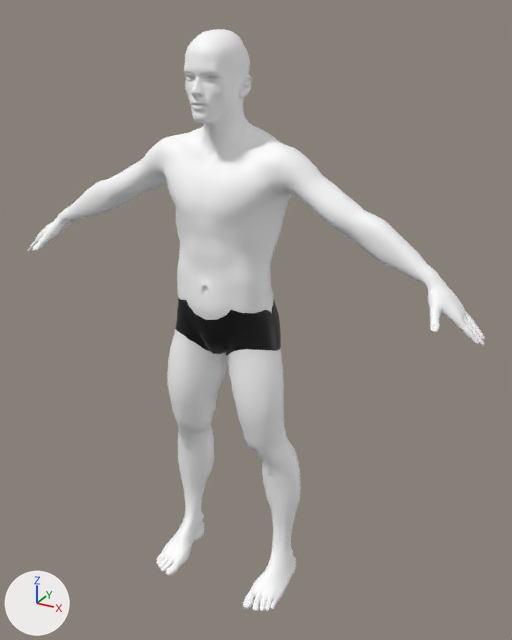
Two versions of the FBX model FaceSync/Demo/human.fbx, one commit apart.
Before and after are seen from a 50 mm lens placed at (1.074, -1.791, 1.881), pointed at (0.077, 0.023, 0.974). The lights are fixed; the arrows at lower left show +X, +Y and +Z. Where no turn or scale is listed for an object, it has been applied to the vertices.

The first picture shows 'MBlab_bd1551442129.065212'.
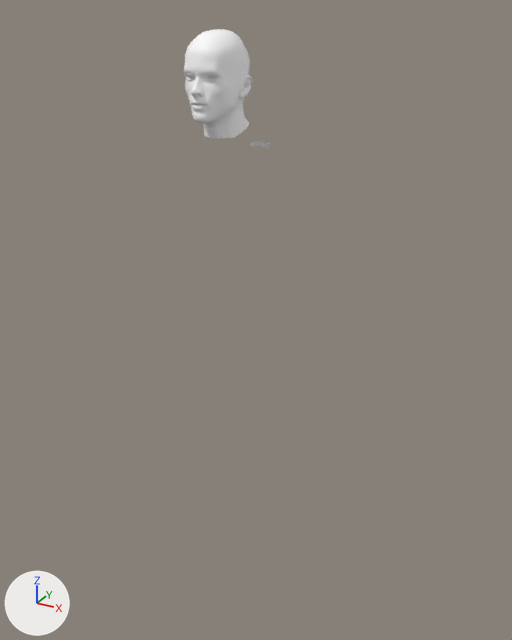
What differs and where, as boxes [x1, y1, x2, y2] in the pictures (512 x 640 px):
'MBlab_bd1551442129.065212', reshaped (81% narrower, 79% shorter): before [28, 29, 485, 612]; after [184, 29, 270, 148]
part 1 of me_mblab_human_male_001, cut back: before [28, 123, 485, 612]

Patch to the scene script:
```diff
--- a/FaceSync/Demo/human.fbx.py
+++ b/FaceSync/Demo/human.fbx.py
@@ me_mblab_human_male_001 @@
 # used by ob_mblab_bd1551442129_065212; location = (0.0, 0.0, 0.0)
-me_mblab_human_male_001.from_pydata(...)  # 17996 vertices, 17074 faces; spans x -0.79..0.79, y -0.21..0.11, z 0.0..1.83
+me_mblab_human_male_001.from_pydata(...)  # 9457 vertices, 8520 faces; spans x -0.09..0.1, y -0.18..0.08, z 1.5..1.83
+# me_mblab_human_male_001 part 1: 3 vertices moved within x -0.03..0.03, y 0.04, z 1.58; 8539 vertices removed from x -0.79..0.79, y -0.21..0.11, z 0.0..1.58
 me_mblab_human_male_001.materials.append(mat_mblab_pupil_0011551442127_3662477)
@@ me_mblab_human_male_001 @@
 me_mblab_human_male_001.materials.append(mat_mblab_fur_0011551442127_3662477)
-me_mblab_human_male_001.materials.append(mat_mblab_generic_0011551442127_3662477)  # black #000000
 me_mblab_human_male_001.materials.append(mat_mblab_human_eyes_0011551442127_3662477)
```
